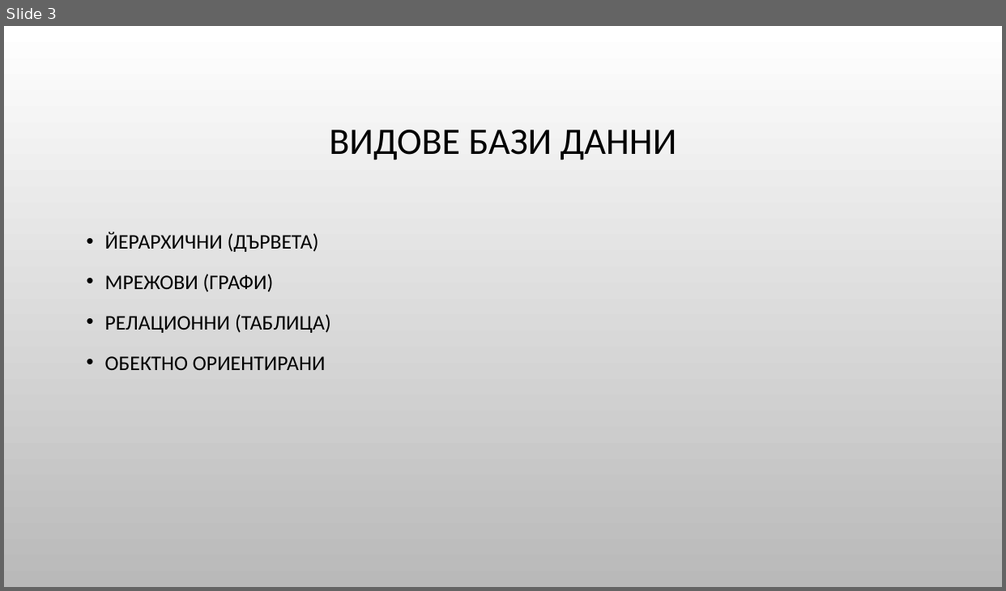
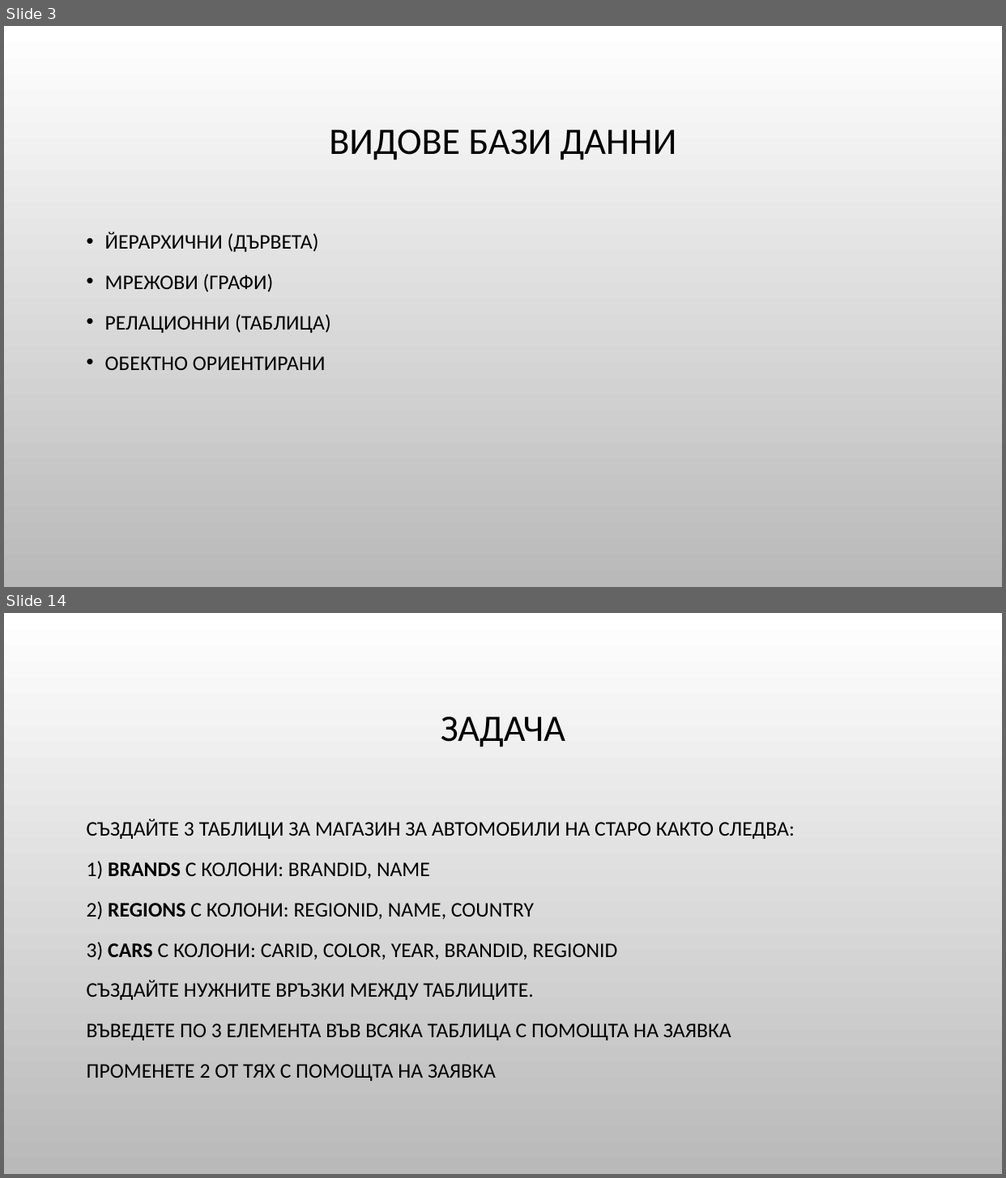
Before and after one commit to Bilyukov/php-mysql-course, a slide deck: 09.introduction-to-mysql.pptx. Shown one above the other, each under a label of ours: slide 3 before the commit, slides 3 and 14 after it; the slides between them are not shown. The pictures are 1006x591 and 1006x1178 pixels, drawn with LibreOffice and Linux fonts; fonts in the diff are those of the drawing; background and template pictures are left out. Boxes give left, top, right and bottom in pixels: in the first picture for what was removed or moved away, otherwise in the second. Text is boxed around its words. In the diff, an @@ line names an element or a change of style, - is before the commit and + after.

```diff
--- a/09.introduction-to-mysql.pptx
+++ b/09.introduction-to-mysql.pptx
@@ slide 14 added at (x1=4, y1=613, x2=1002, y2=1174), background picture (left out) @@
@@ title added at (x1=441, y1=717, x2=565, y2=747), 36 pt, text #000000 @@
+ЗАДАЧА
@@ text added at (x1=87, y1=819, x2=795, y2=1081), 20 pt, text #000000 @@
+СЪЗДАЙТЕ 3 ТАБЛИЦИ ЗА МАГАЗИН ЗА АВТОМОБИЛИ НА СТАРО КАКТО СЛЕДВА:
+1) BRANDS С КОЛОНИ: BRANDID, NAME
+2) REGIONS С КОЛОНИ: REGIONID, NAME, COUNTRY
+3) CARS С КОЛОНИ: CARID, COLOR, YEAR, BRANDID, REGIONID
+СЪЗДАЙТЕ НУЖНИТЕ ВРЪЗКИ МЕЖДУ ТАБЛИЦИТЕ.
+ВЪВЕДЕТЕ ПО 3 ЕЛЕМЕНТА ВЪВ ВСЯКА ТАБЛИЦА С ПОМОЩТА НА ЗАЯВКА
+ПРОМЕНЕТЕ 2 ОТ ТЯХ С ПОМОЩТА НА ЗАЯВКА
```
Also in this commit, not shown: 19 other slides added, 9 other files.
